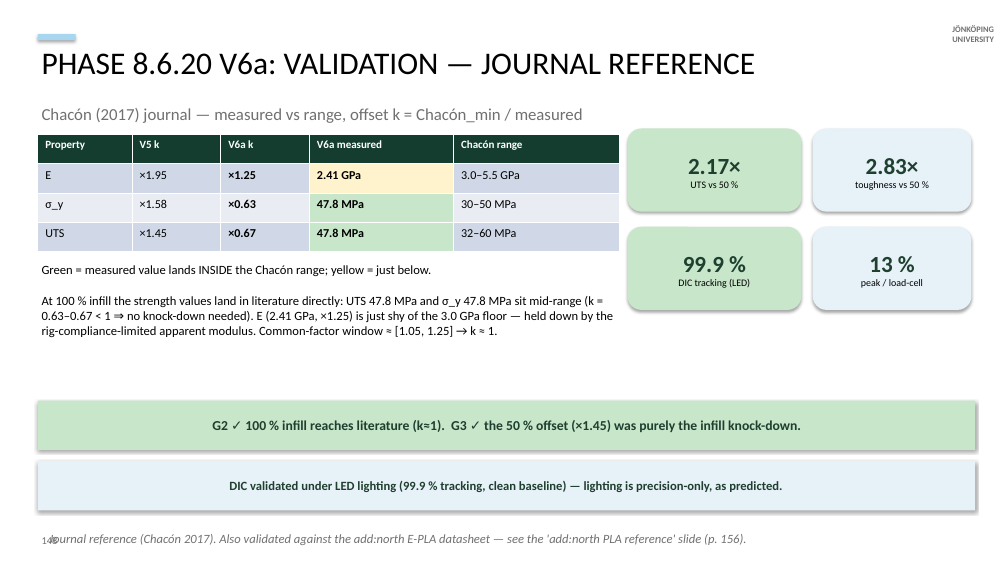
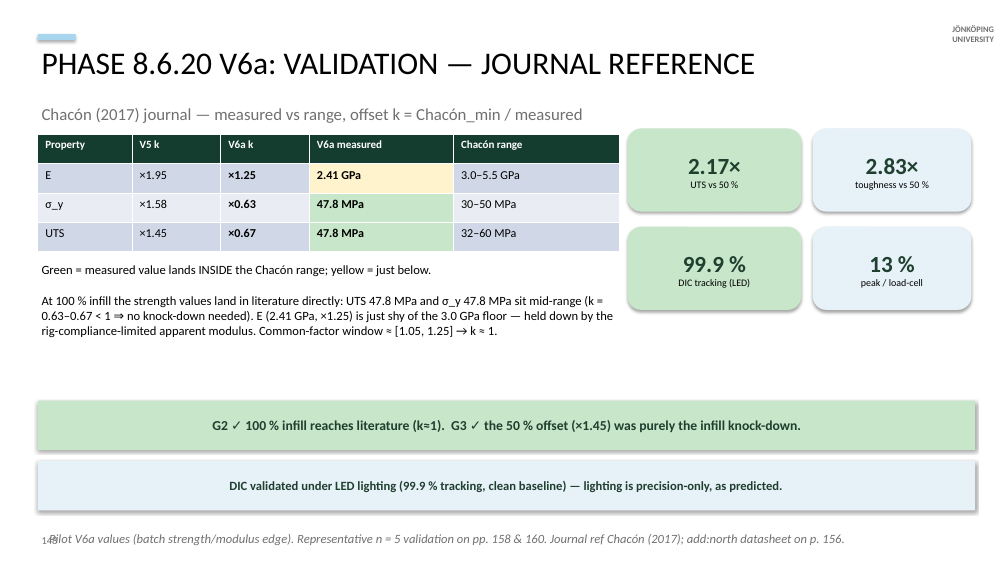
Before and after one commit to cenmir/UTM, a slide deck: slide 8 of V6a_8_6_20_slides.pptx. Drawn at 1008x567 pixels with LibreOffice and Linux fonts; fonts in the diff are those of the drawing. Boxes give left, top, right and bottom in pixels: in the first picture for what was removed or moved away, otherwise in the second. Text is boxed around its words. In the diff, an @@ line names an element or a change of style, - is before the commit and + after.

```diff
--- a/V6a_8_6_20_slides.pptx
+++ b/V6a_8_6_20_slides.pptx
@@ text at <box>49,534,844,545</box>: text changed @@
-Journal reference (Chacón 2017). Also validated against the add:north E-PLA datasheet — see the 'add:north PLA reference' slide (p. 156).
+Pilot V6a values (batch strength/modulus edge). Representative n = 5 validation on pp. 158 & 160. Journal ref Chacón (2017); add:north datasheet on p. 156.
```
Also in this commit, not shown: 7 other slides changed, 5 slides added, 14 other files.
